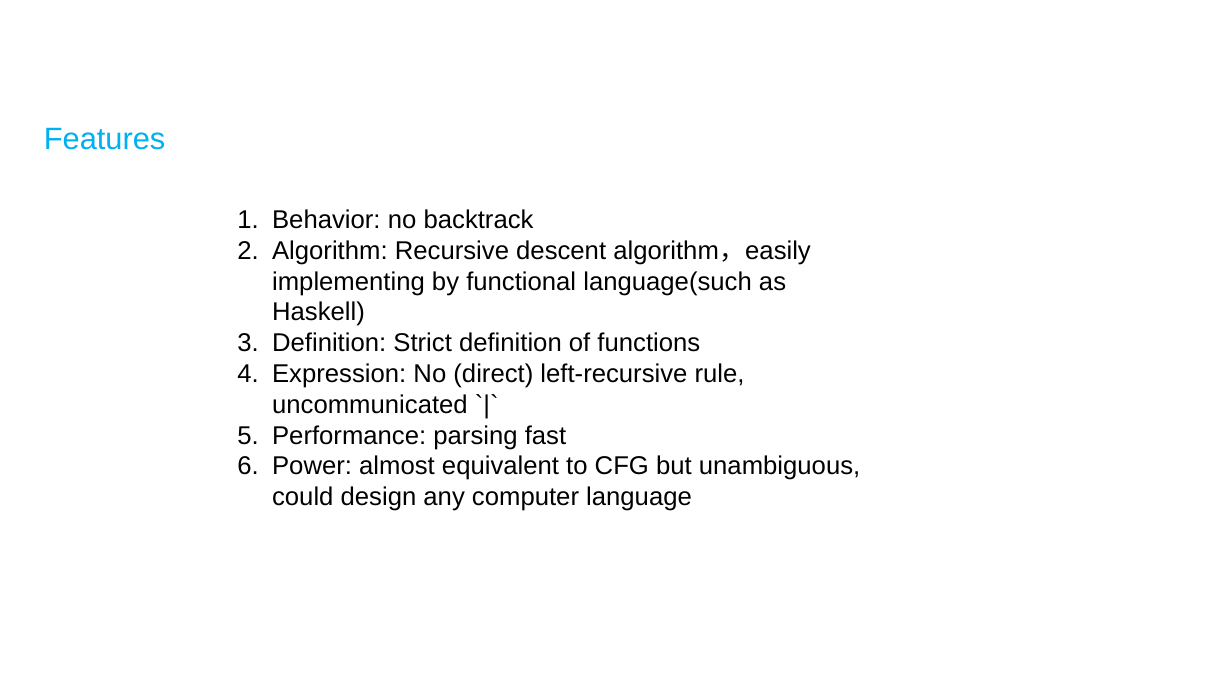
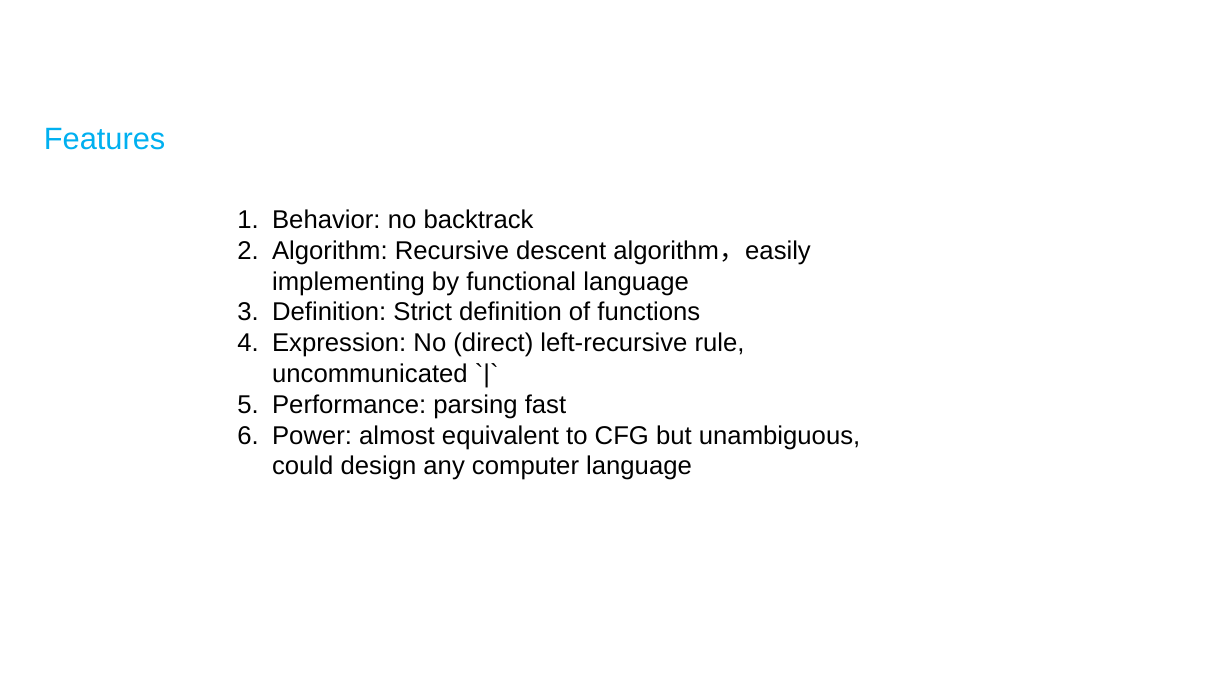
Before and after one commit to Freakwill/pycon2021-ppt, a slide deck: slide 4 of slide-light.pptx. Drawn at 1232x693 pixels with LibreOffice and Linux fonts; fonts in the diff are those of the drawing; background and template pictures are left out. Boxes give left, top, right and bottom in pixels: in the first picture for what was removed or moved away, otherwise in the second. Text is boxed around its words. In the diff, an @@ line names an element or a change of style, - is before the commit and + after.

```diff
--- a/slide-light.pptx
+++ b/slide-light.pptx
@@ text at [272, 240, 811, 296]: text changed @@
-2. Algorithm: Recursive descent algorithm，easily implementing by functional language(such as Haskell)
+2. Algorithm: Recursive descent algorithm，easily implementing by functional language
```
Also in this commit, not shown: 1 other slide changed, 1 other file.
